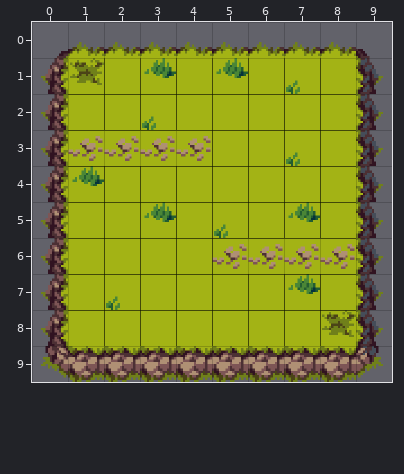
Two versions of a level (Tiled map, robustClient/src/main/resources/assets/levels/map2D.tmx). The picture above was drawn from the file before the commit.
Cells are 64x64 px. Shown: x 0..9, y 0..9.
New version:
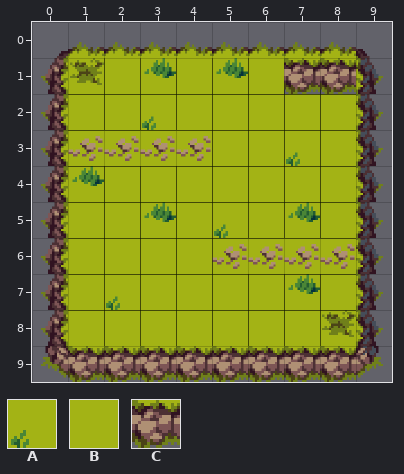
Key: from "Tileset": A 5, B 9, C 44.
_ is an empty cell, # one hidden under a higher layer, . an unchanged one.
Objects are placed by their top-left corner, in cells (3,4 is the top-left corner of cell 3,4); size is 1x1 cell unless given.
What changed:
--- layer "Base"
@@ x 7..8 @@
- 1 #B
+ 1 __
--- layer "Grass"
@@ x 7..7 @@
- 1 A
+ 1 _
--- layer "cells" (added)
+C "imagefloor" at 8,1
+C "imagefloor" at 7,1
Boxes around the changes in both pictures, in picture pixels (x1, y1, x2, y2):
changed: (284, 58, 356, 94)
